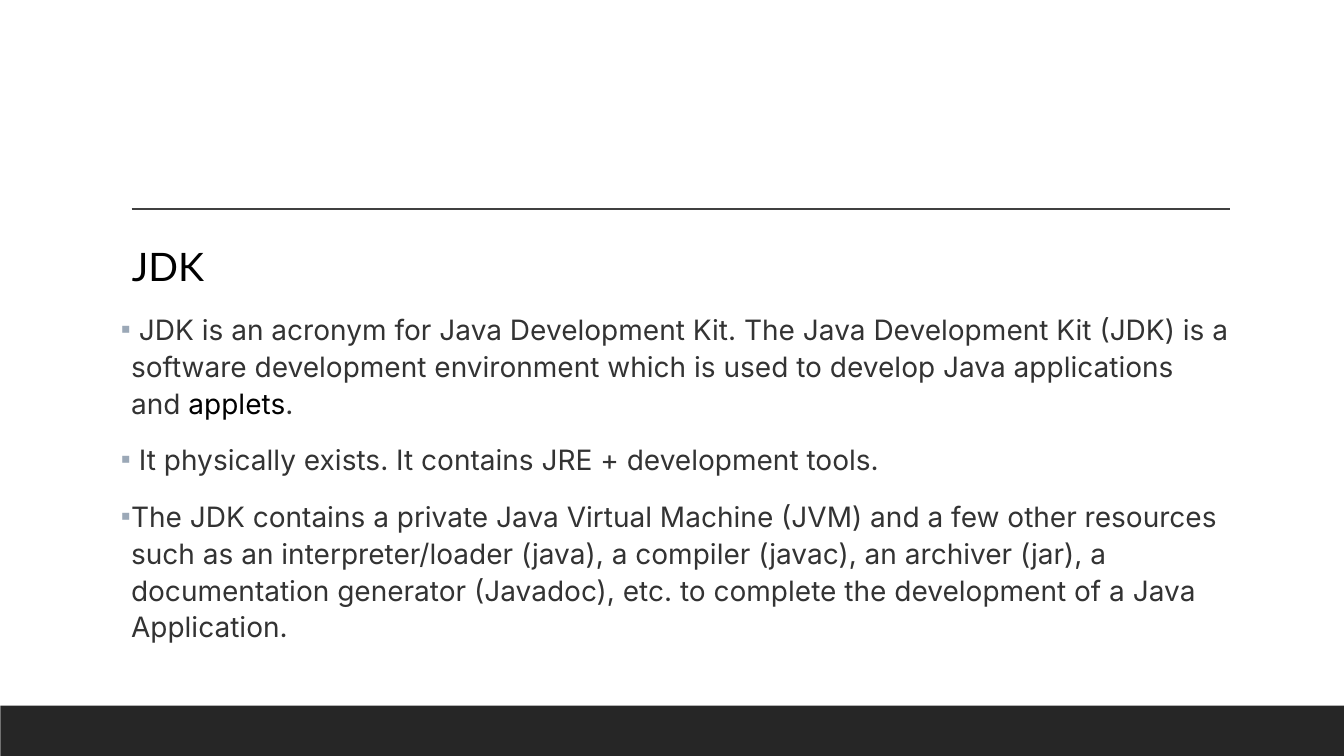
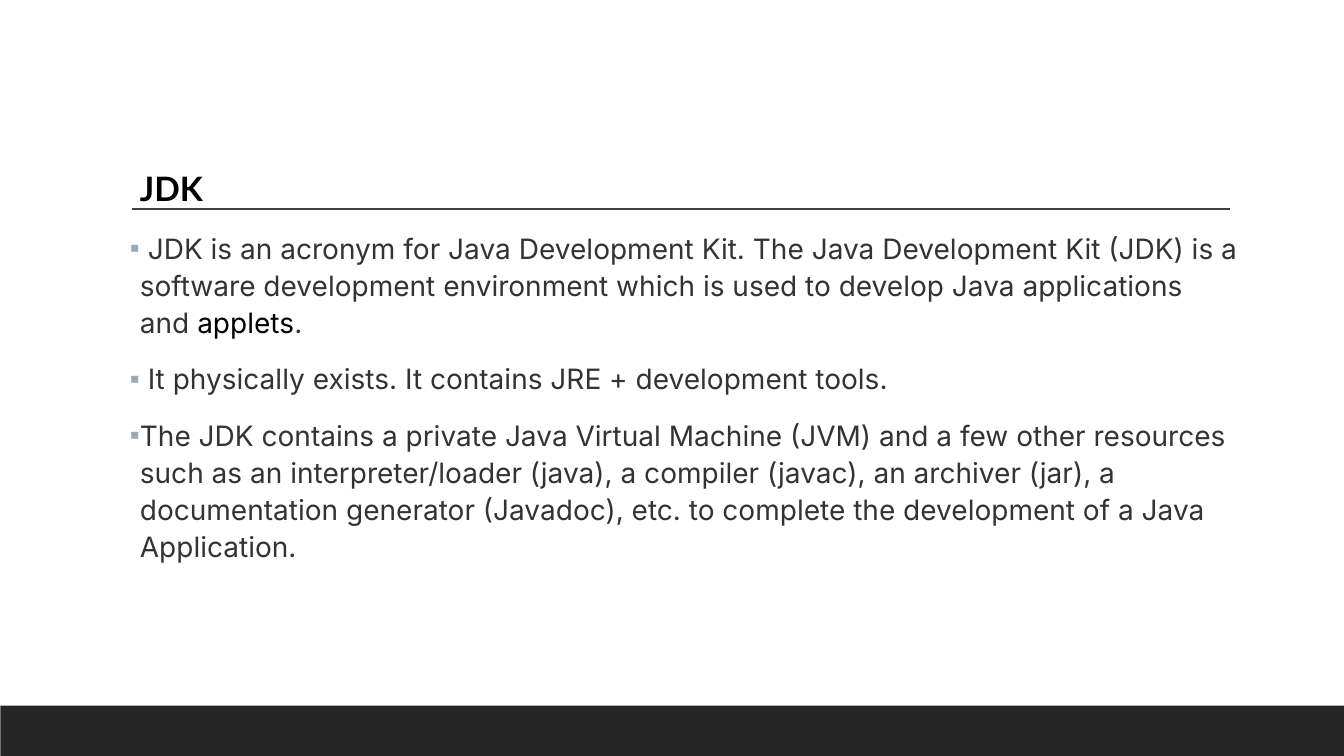
Before and after one commit to aiswaryas97/softwareTestingPresentation, a slide deck: slide 11 of AutomationTesting/AutomationTesting.pptx. Drawn at 1344x756 pixels with LibreOffice and Linux fonts; fonts in the diff are those of the drawing. Boxes give left, top, right and bottom in pixels: in the first picture for what was removed or moved away, otherwise in the second. Text is boxed around its words. In the diff, an @@ line names an element or a change of style, - is before the commit and + after.

```diff
--- a/AutomationTesting/AutomationTesting.pptx
+++ b/AutomationTesting/AutomationTesting.pptx
@@ text "JDK": place and size @@
-text "JDK" at box(131, 253, 1228, 643)
+text "JDK" at box(140, 176, 1237, 563)
@@ text at box(140, 176, 203, 202): size 28 to 24 pt, bold on in "JDK" @@
```
Also in this commit, not shown: 2 other slides changed, 17 slides added.
